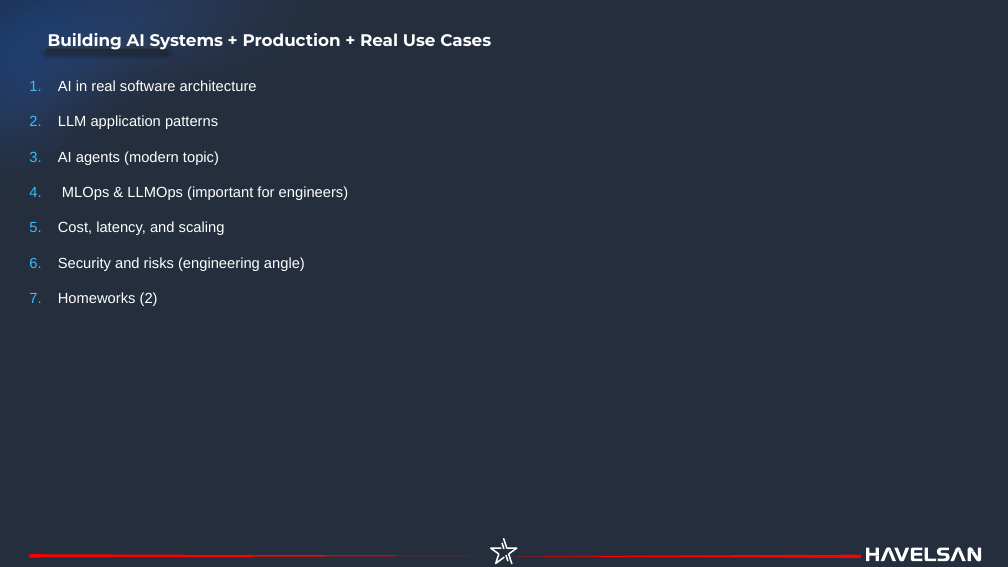
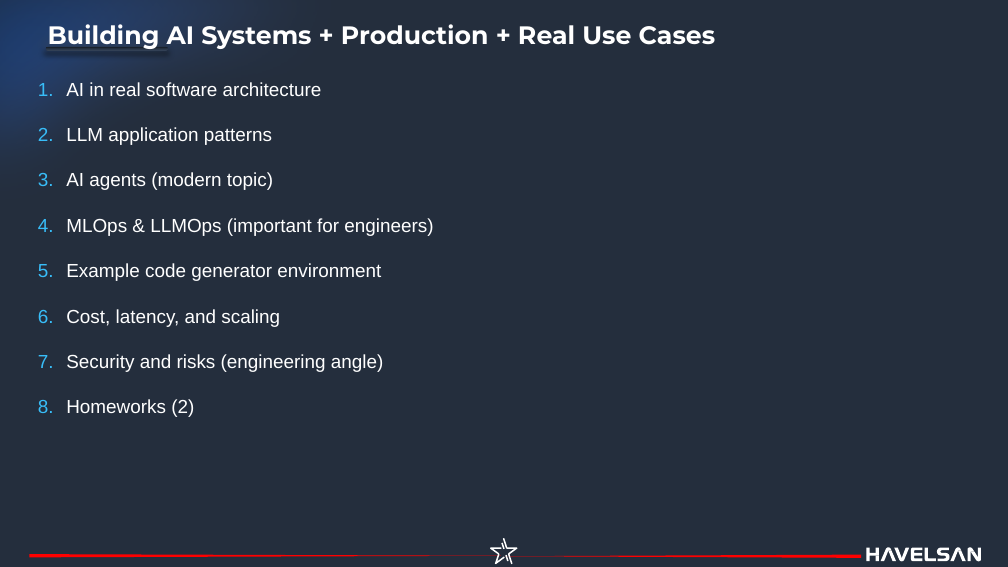
Before and after one commit to havelsan/YZ_EGITIM, a slide deck: slide 3 of presentations/03.Day_3_—_Building_AI_Systems_Production_Real_Use_Case.pptx. Drawn at 1008x567 pixels with LibreOffice and Linux fonts; fonts in the diff are those of the drawing. Boxes give left, top, right and bottom in pixels: in the first picture for what was removed or moved away, otherwise in the second. Text is boxed around its words. In the diff, an @@ line names an element or a change of style, - is before the commit and + after.

```diff
--- a/presentations/03.Day_3_—_Building_AI_Systems_Production_Real_Use_Case.pptx
+++ b/presentations/03.Day_3_—_Building_AI_Systems_Production_Real_Use_Case.pptx
@@ text "Building AI Systems + Production ...": place and size @@
-text "Building AI Systems + Production ..." at [48,33,491,51]
+text "Building AI Systems + Production ..." at [48,24,716,49]
@@ text "Building AI Systems + Production ..." at [48,24,716,49]: size 16 to 24 pt @@
@@ text "AI in real software architecture": place and size @@
-text "AI in real software architecture" at [58,80,349,306]
+text "AI in real software architecture" at [66,82,433,417]
@@ text at [66,82,433,417]: size 14 to 18 pt in "AI in real software architecture", "LLM application patterns", "AI agents (modern topic)", "MLOps & LLMOps (important for engineers)" and 3 more places @@
@@ text at [66,263,381,281]: paragraph added @@
+5. Example code generator environment
@@ outline redrawn in 3 elements at [0,0,861,441], [29,554,501,557], [490,538,517,565] @@
```
Also in this commit, not shown: 10 other slides changed, 11 slides added, 2 slides removed, 13 other files.
